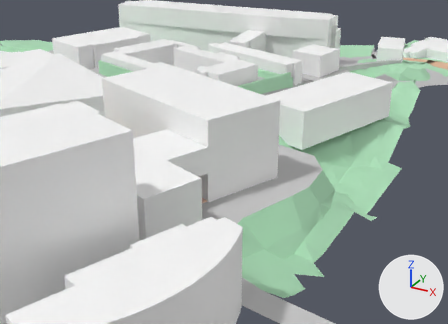
The glTF model data/map3DModel/wholeMap.glb: old version first, new version second.
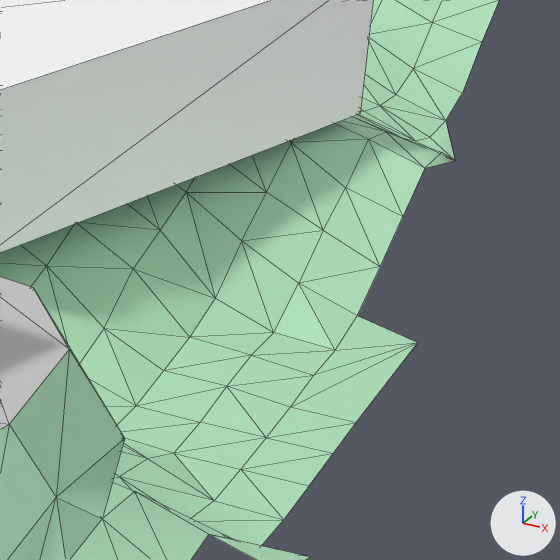
Each version appears first from a 50 mm lens placed at (94.0, -116.7, 59.0), pointed at (41.6, -21.5, 11.3), and next in a close-up on the part from 69% to 97% of the width and 28% to 67% of the height. The lights are fixed; the arrows at lower right show +X, +Y and +Z. The close-ups show mesh edges as thin lines. Where no turn or scale is listed for an object, it has been applied to the vertices.

Names of what the first close-up shows: 'object.44', '生田会館'.
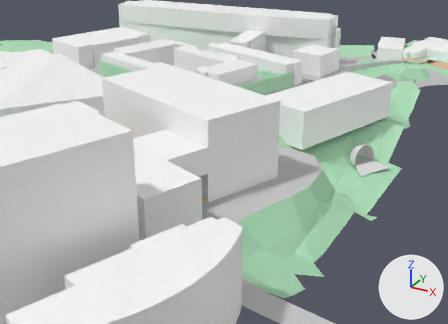
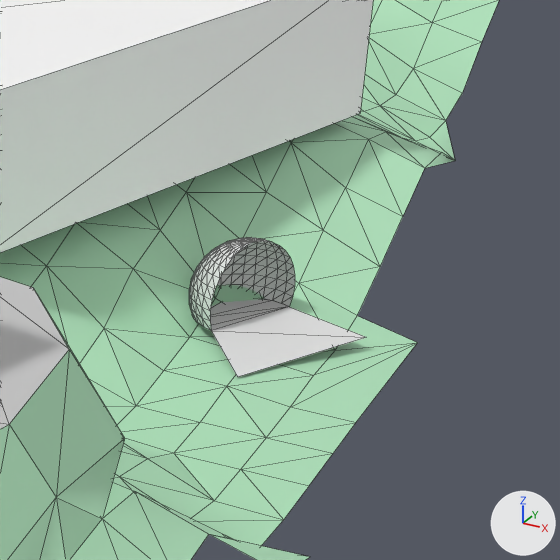
Location of each change, [x1, y1, x2, y2] in pixels of the close-ups (560 x 560 px):
```json
{"object": "野外音楽堂", "change": "added", "after": [189, 237, 366, 377]}
```

The change, as JSON lines over the scene's bpy script:
```json
{"op": "add", "block": "me_球", "code": ["me_球 = bpy.data.meshes.new('球')", "me_球.from_pydata(...)  # 183 vertices, 341 faces; spans x -2.59..4.89, y -4.88..2.59, z -1.67..2.59"]}
{"op": "add", "block": "ob_野外音楽堂", "code": ["ob_野外音楽堂 = bpy.data.objects.new('野外音楽堂', me_球)", "ob_野外音楽堂.location = (64.42, -6.93, 11.41)"]}
```
